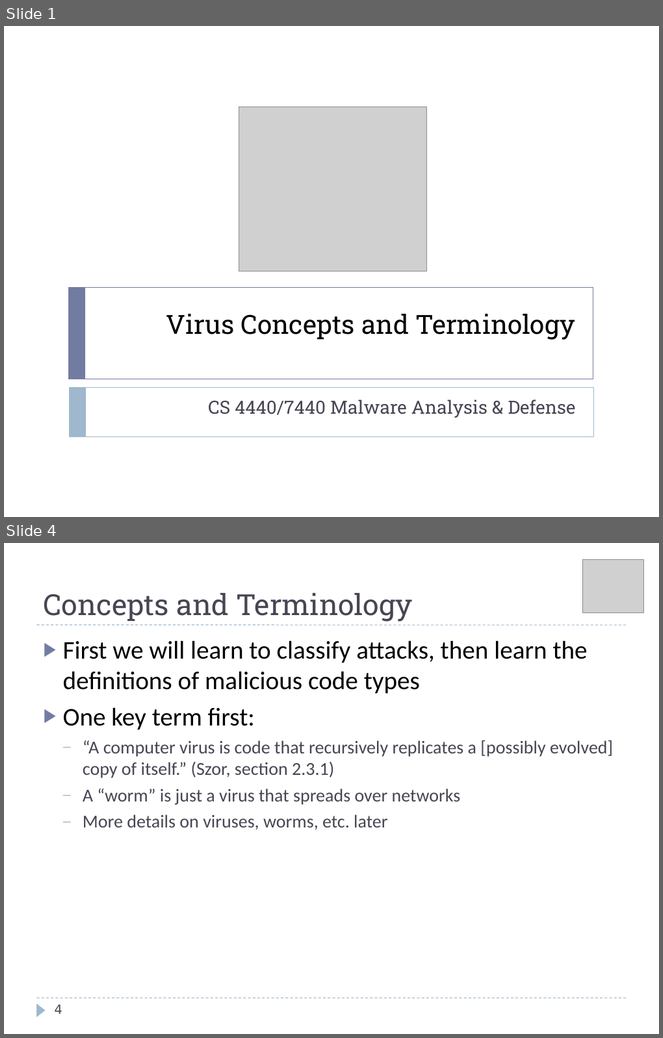
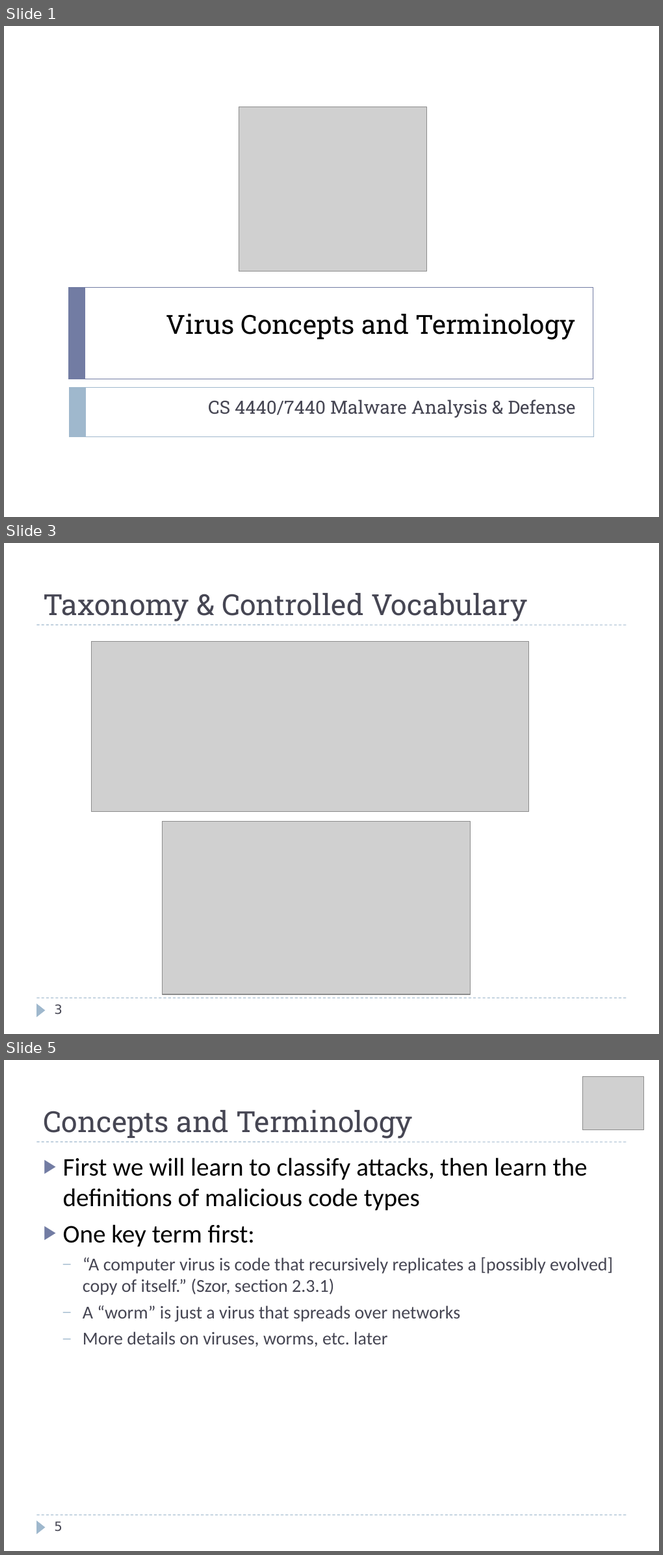
Before and after one commit to harrisonwl/harrisonwl.github.io, a slide deck: assets/courses/malware/spring2017/slides/week02/Terminology.ppt. Shown one above the other, each under a label of ours: slides 1 and 4 before the commit, slides 1, 3 and 5 after it; the slides between them are not shown. The pictures are 663x1038 and 663x1555 pixels, drawn with LibreOffice and Linux fonts; fonts in the diff are those of the drawing; grey boxes stand for pictures; background and template pictures are left out. Boxes give left, top, right and bottom in pixels: in the first picture for what was removed or moved away, otherwise in the second. Text is boxed around its words. In the diff, an @@ line names an element or a change of style, - is before the commit and + after.

```diff
--- a/assets/courses/malware/spring2017/slides/week02/Terminology.ppt
+++ b/assets/courses/malware/spring2017/slides/week02/Terminology.ppt
@@ slide 3 added at (4,543,659,1034), background #FFFFFF; not listed: 3 template elements that a slide beside it also shows @@
@@ title added at (43,593,528,622), 32 pt, text #464653 @@
+Taxonomy & Controlled Vocabulary
@@ picture added at (91,641,529,811) @@
@@ picture added at (163,821,471,995) @@
@@ page number added at (54,1005,62,1015), 14 pt, text #464653 @@
+3
@@ what was slide 4 is now slide 5 @@
@@ page number at (54,1522,62,1532): text changed @@
-4
+5
```
Also in this commit, not shown: 17 slides changed, 12 other files.
